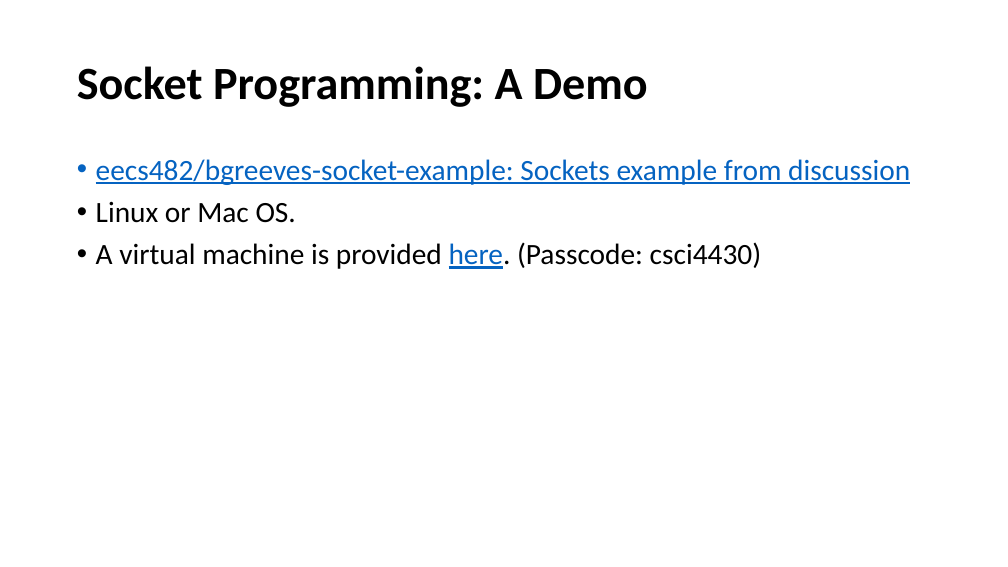
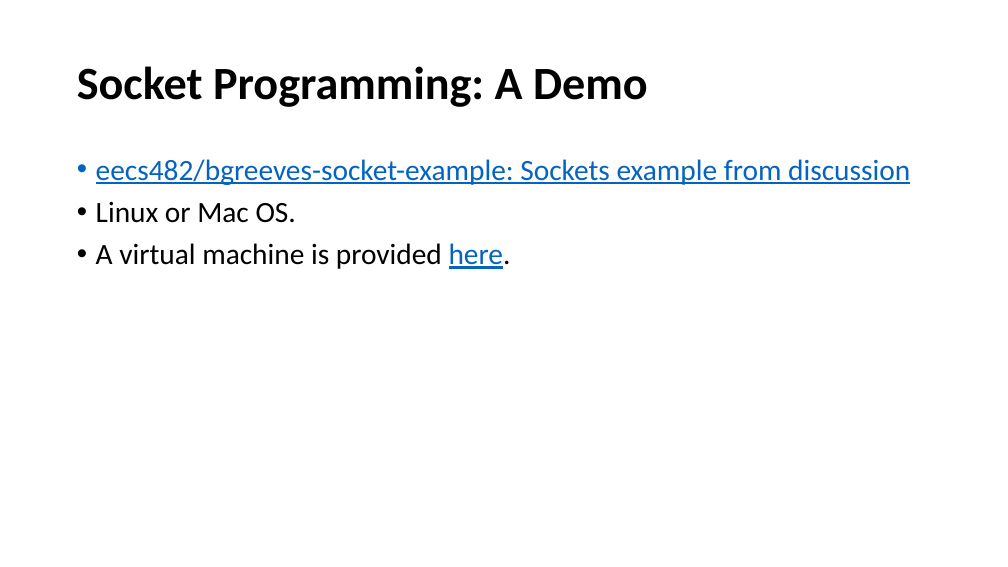
Before and after one commit to henryhxu/CSCI4430-ESTR4120, a slide deck: slide 15 of tutorial/T01/tut01.pptx. Drawn at 1008x567 pixels with LibreOffice and Linux fonts; fonts in the diff are those of the drawing. Boxes give left, top, right and bottom in pixels: in the first picture for what was removed or moved away, otherwise in the second. Text is boxed around its words. In the diff, an @@ line names an element or a change of style, - is before the commit and + after.

Commit message:
Update tut 01

```diff
--- a/tutorial/T01/tut01.pptx
+++ b/tutorial/T01/tut01.pptx
@@ text at <box>96,243,511,269</box>: text changed @@
-• A virtual machine is provided here. (Passcode: csci4430)
+• A virtual machine is provided here.
```
